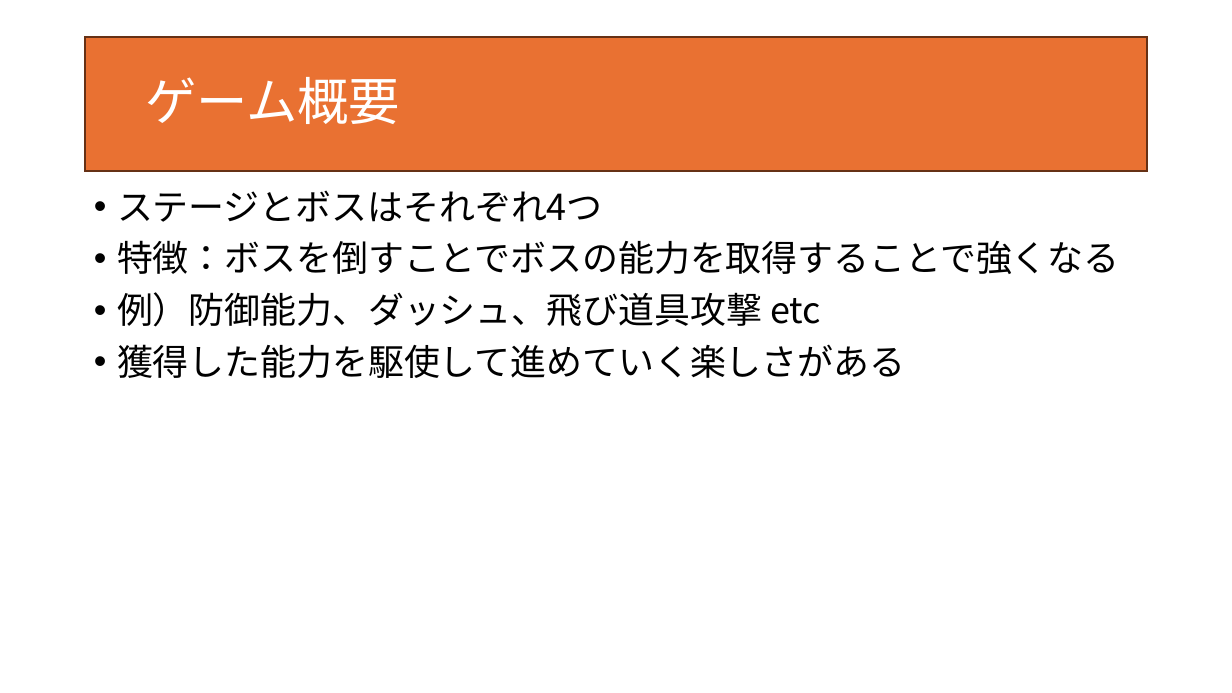
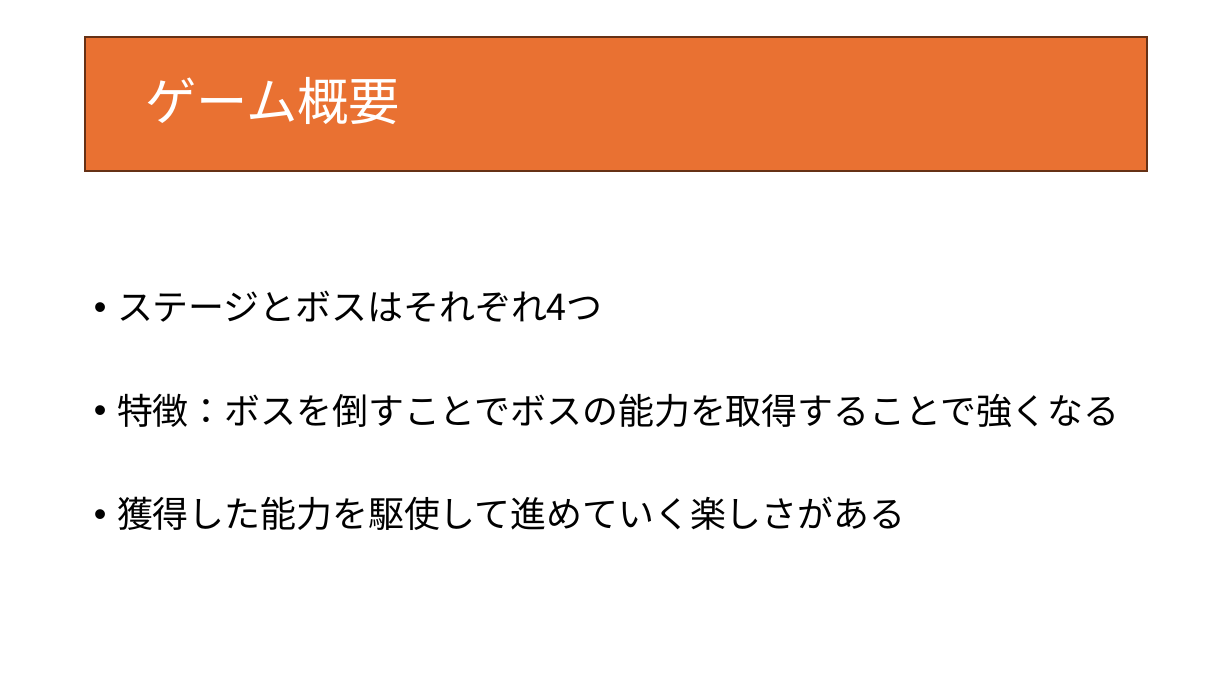
Before and after one commit to hiromatu-kengo/team_khhh, a slide deck: slide 7 of チーム制作企画書.pptx (slide 5 before the commit). Drawn at 1232x693 pixels with LibreOffice and Linux fonts; fonts in the diff are those of the drawing. Boxes give left, top, right and bottom in pixels: in the first picture for what was removed or moved away, otherwise in the second. Text is boxed around its words. In the diff, an @@ line names an element or a change of style, - is before the commit and + after.

```diff
--- a/チーム制作企画書.pptx
+++ b/チーム制作企画書.pptx
@@ text "ステージとボスはそれぞれ4つ": place and size @@
-text "ステージとボスはそれぞれ4つ" at box(117, 190, 1120, 378)
+text "ステージとボスはそれぞれ4つ" at box(117, 290, 1120, 530)
@@ text at box(117, 292, 821, 327): paragraph removed @@
-• 例）防御能力、ダッシュ、飛び道具攻撃 etc
```
Also in this commit, not shown: 2 other slides changed, 3 slides added, 1 slide removed.
